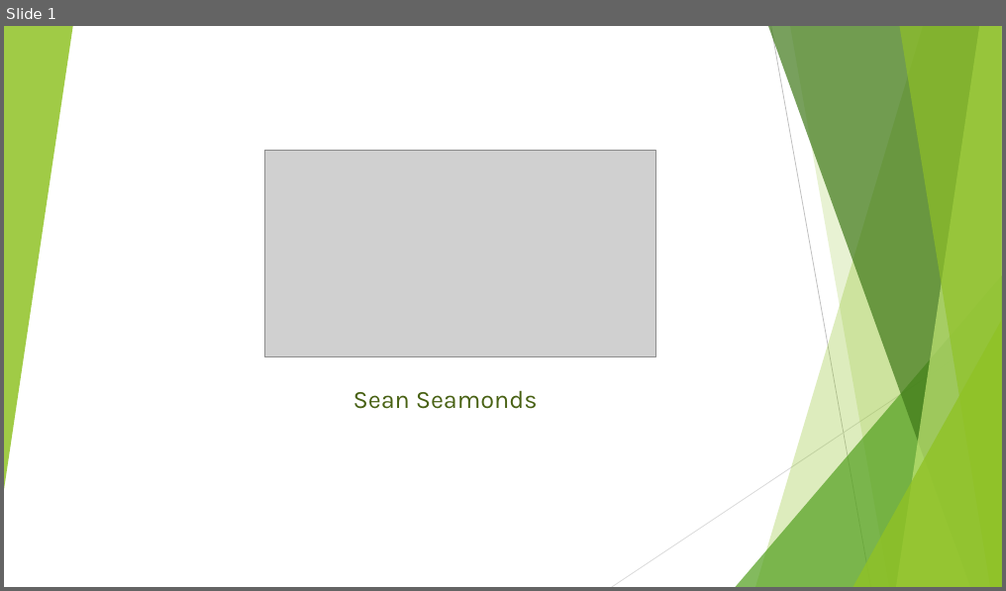
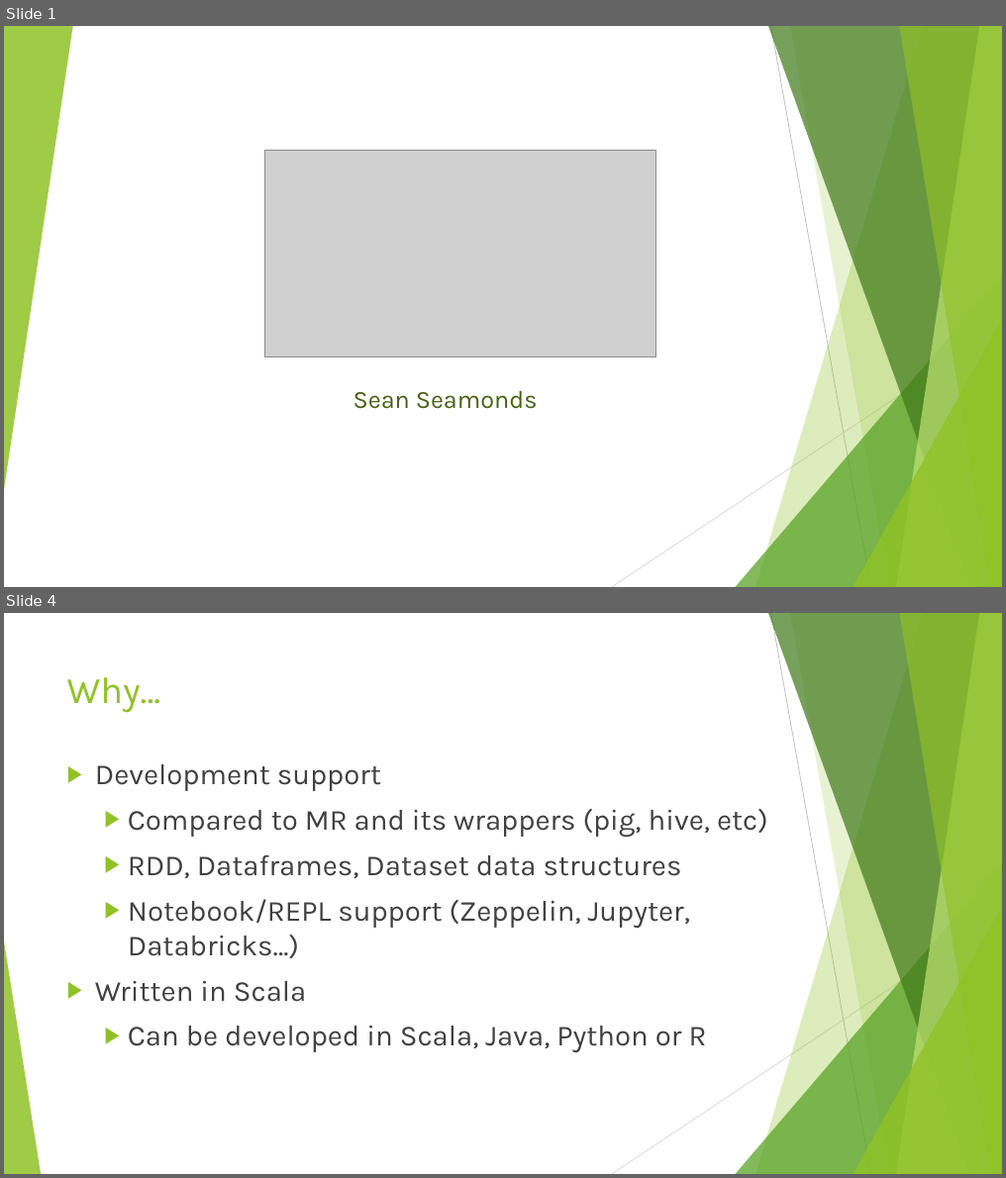
Before and after one commit to sseamonds/spark_pres, a slide deck: spark_pres_slides.pptx. Shown one above the other, each under a label of ours: slide 1 before the commit, slides 1 and 4 after it; the slides between them are not shown. The pictures are 1006x591 and 1006x1178 pixels, drawn with LibreOffice and Linux fonts; fonts in the diff are those of the drawing; grey boxes stand for pictures. Boxes give left, top, right and bottom in pixels: in the first picture for what was removed or moved away, otherwise in the second. Text is boxed around its words. In the diff, an @@ line names an element or a change of style, - is before the commit and + after.

```diff
--- a/spark_pres_slides.pptx
+++ b/spark_pres_slides.pptx
@@ slide 4 added at box(4, 613, 1002, 1174), background #FFFFFF; not listed: 9 template elements that a slide beside it also shows @@
@@ title added at box(67, 677, 161, 713), 36 pt, text #90C226 @@
+Why…
@@ text added at box(95, 764, 768, 1053), 28 pt, text #404040 @@
+▶ Development support
+  ▶ Compared to MR and its wrappers (pig, hive, etc)
+  ▶ RDD, Dataframes, Dataset data structures
+  ▶ Notebook/REPL support (Zeppelin, Jupyter, Databricks…)
+▶ Written in Scala
+  ▶ Can be developed in Scala, Java, Python or R
@@ triangle added at box(4, 942, 41, 1174), fill #90C226 at 85% opacity @@
```
Also in this commit, not shown: 3 slides changed, 2 other files.
